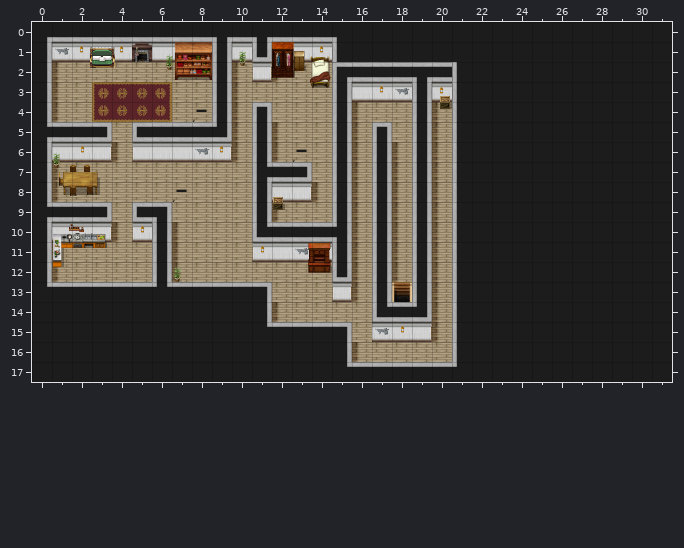
Tiled map: assets/tilemaps/level-01.tmx. That is the earlier state.
Cells are 64x64 px. Shown: x 0..31, y 0..17. The old version is drawn lined up with the new one.
Now the later version:
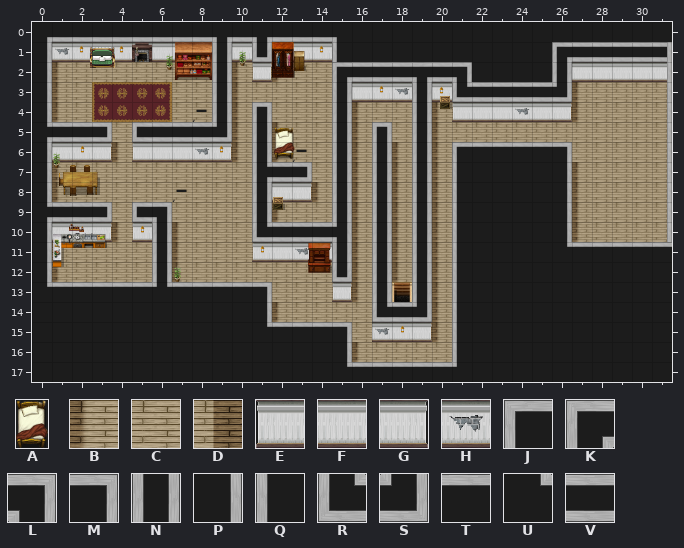
Key: from "objects": A 1 "bed-01"; from "tiles": B 0, C 1, D 2, E 16, F 17, G 18, H 24, J 25, K 37, L 38, M 42, N 48, P 49, Q 51, R 53, S 54, T 58, U 65, V 69.
_ is an empty cell, . an unchanged one.
Objects are placed by their top-left corner, in cells (3,4 is the top-left corner of cell 3,4); size is 1x1 cell unless given.
The exact change:
map size 22x18 -> 32x18 cells
--- layer "Floor"
@@ x 21..31 @@
- 3 ......_____
- 4 _....______
- 5 ___________
- 6 ......_____
- 7 ......_____
- 8 ......_____
- 9 ......_____
-10 ......_____
+ 3 ......BCCCC
+ 4 C....DBCCCC
+ 5 CCCCCCCCCCC
+ 6 ......CCCCC
+ 7 ......BCCCC
+ 8 ......BCCCC
+ 9 ......BCCCC
+10 ......BCCCC
--- layer "Walls"
@@ x 21..31 @@
- 1 .....______
- 2 _....______
- 3 ______.....
- 4 ______.....
+ 1 .....KVVVVV
+ 2 L....NFFFFF
+ 3 RVVVVS.....
+ 4 EFFHFG.....
--- layer "Above"
@@ x 21..31 @@
- 1 .........._
- 2 Q........._
- 3 Q........._
- 4 Q........._
- 5 Q........._
- 6 Q_____...._
- 7 ....._...._
- 8 ....._...._
- 9 ....._...._
-10 ....._...._
-11 .....______
+ 1 ..........P
+ 2 _.........P
+ 3 _.........P
+ 4 _.........P
+ 5 _.........P
+ 6 JTTTTM....P
+ 7 .....P....P
+ 8 .....P....P
+ 9 .....P....P
+10 .....P....P
+11 .....UTTTTT
--- layer "Objects"
-A "bed1" at 13.9,1.7 size 1x1.6
+A "bed1" at 12.1,5.3 size 1x1.6
Pixel boxes of the changes (left, top, right, bottom) in both pictures:
changed: (452, 42, 672, 247)
old place: (310, 57, 331, 88)
new place: (274, 128, 295, 159)
